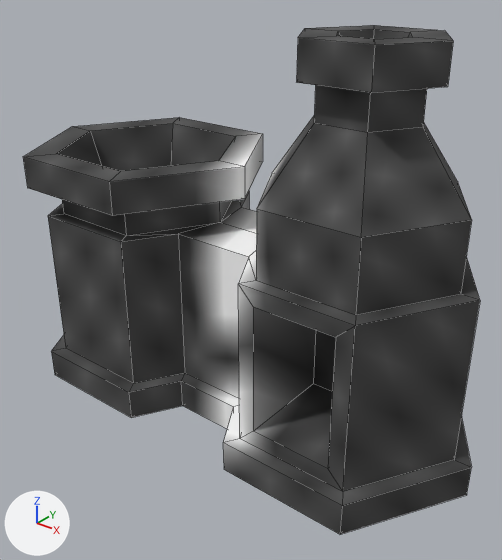
The OBJ model src/main/resources/assets/arcanearchives/models/block/radiant_furnace.obj: old version first, new version second.
Both versions are drawn from a 50 mm lens placed at (2.58, -2.44, 1.75), pointed at (1.07, -0.55, 0.58). Arrows for +X, +Y and +Z are at lower left; the lights stay in place. Mesh edges are drawn as thin lines. Where no turn or scale is listed for an object, it has been applied to the vertices. Vertices at the same position are counted once.

The scene before the commit, as lines of its bpy script (objects in view):
```python
mat_none = principled_material('None')
mat_none.texture = img_placeholder
mat_none.roughness = 1.0
me_cylinder = bpy.data.meshes.new('Cylinder')
me_cylinder.from_pydata(...)  # 157 vertices, 149 faces; spans x 0.0..2.0, y -0.93..-0.07, z 0.0..1.5
me_cylinder.materials.append(mat_none)  # picture img_placeholder
ob_cylinder = bpy.data.objects.new('Cylinder', me_cylinder)
ob_cylinder.location = (0.0, 0.0, 0.0)
```
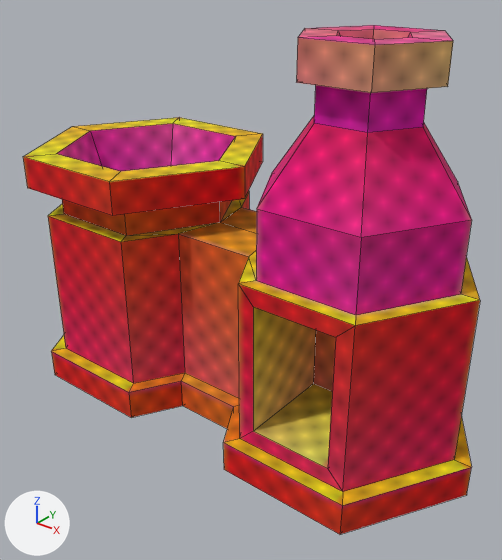
Edits to the bpy script that builds the scene:
```text
Add img_radiant_furnace:
    img_radiant_furnace = load_image('radiant_furnace', '../../textures/blocks/radiant_furnace.png', 32, 32, 'sRGB')
Change mat_none:
    mat_none.texture: img_placeholder -> img_radiant_furnace
Change me_cylinder:
    where me_cylinder.from_pydata(...)  # 157 vertices, 149 faces; spans x 0.0..2.0, y -0.93..-0.07, z 0.0..1.5
    used by ob_cylinder; location = (0.0, 0.0, 0.0)
    me_cylinder part 1: 149 kept faces spanning x 0.0..2.0, y -0.93..-0.07, z 0.0..1.5 get new texture (UV) coordinates
```

Location of each change, [x1, y1, x2, y2] in pixels of the pictures (502 x 560 px):
'Cylinder', surface changed
    both: [23, 25, 480, 534]
